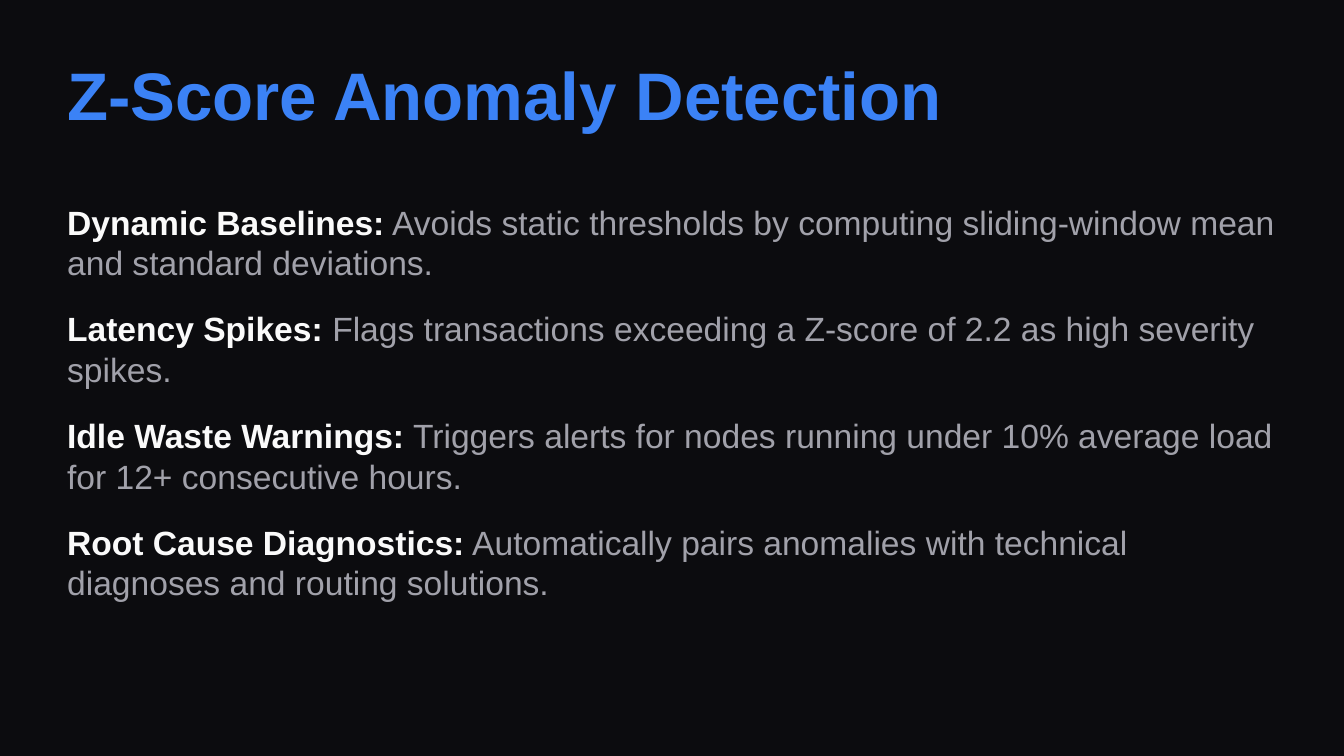
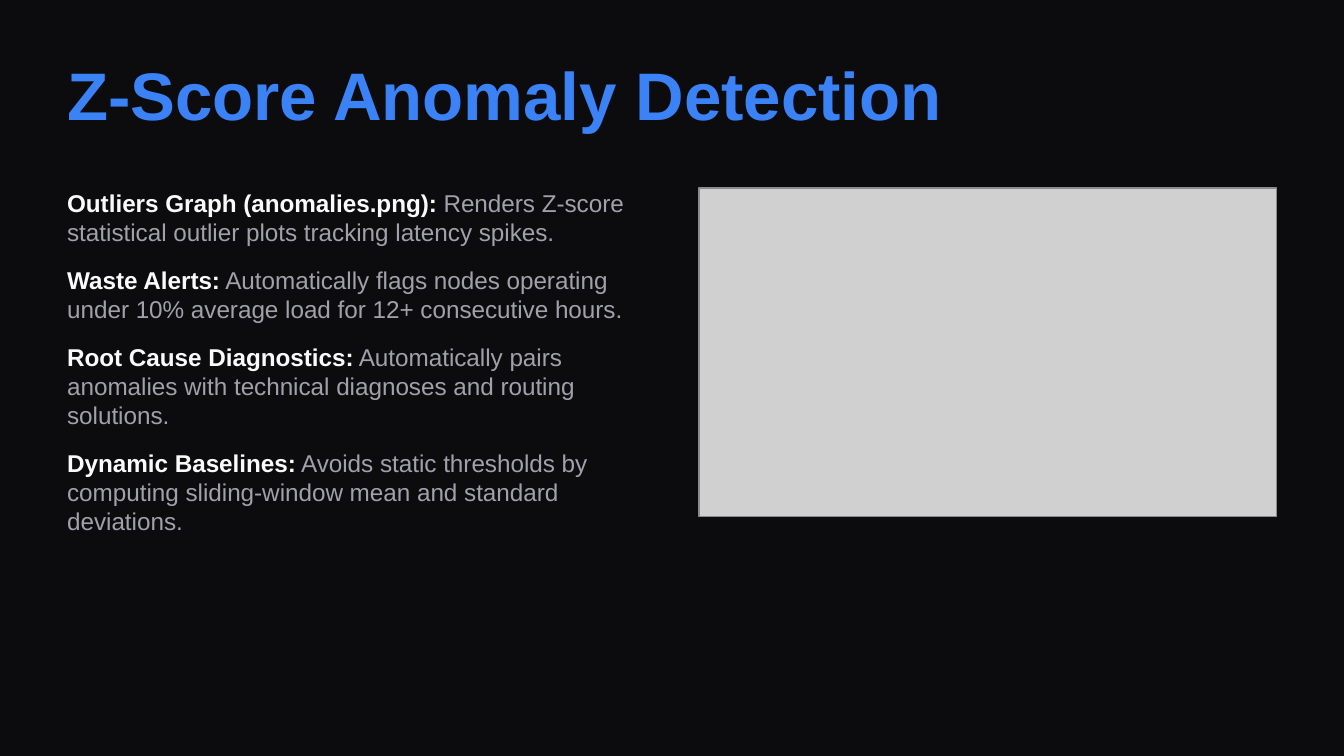
Before and after one commit to Srikanthbanoth7533/aether-gpu-finops, a slide deck: slide 16 of aetherfin_presentation.pptx. Drawn at 1344x756 pixels with LibreOffice and Linux fonts; fonts in the diff are those of the drawing; grey boxes stand for pictures. Boxes give left, top, right and bottom in pixels: in the first picture for what was removed or moved away, otherwise in the second. Text is boxed around its words. In the diff, an @@ line names an element or a change of style, - is before the commit and + after.

Commit message:
Embed screenshots directly in PowerPoint slide layouts and update PDF build

```diff
--- a/aetherfin_presentation.pptx
+++ b/aetherfin_presentation.pptx
@@ text at [67,194,624,424]: paragraphs added @@
+Outliers Graph (anomalies.png): Renders Z-score statistical outlier plots tracking latency spikes.
+Waste Alerts: Automatically flags nodes operating under 10% average load for 12+ consecutive hours.
+Root Cause Diagnostics: Automatically pairs anomalies with technical diagnoses and routing solutions.
@@ text "Outliers Graph (anomalies.png): Renders Z-score ...": place and size @@
-text "Outliers Graph (anomalies.png): Renders Z-score ..." at [67,210,1274,601]
+text "Outliers Graph (anomalies.png): Renders Z-score ..." at [67,194,624,530]
@@ picture added at [699,188,1277,516] @@
@@ text at [67,316,1273,601]: paragraphs removed @@
-Latency Spikes: Flags transactions exceeding a Z-score of 2.2 as high severity spikes.
-Idle Waste Warnings: Triggers alerts for nodes running under 10% average load for 12+ consecutive hours.
-Root Cause Diagnostics: Automatically pairs anomalies with technical diagnoses and routing solutions.
@@ text at [67,454,588,530]: size 18 to 13 pt in "Dynamic Baselines: Avoids static thresholds by computing ..."; less space between paragraphs @@
```
Also in this commit, not shown: 4 other slides changed, 2 slides added, 2 slides removed, 3 other files.
